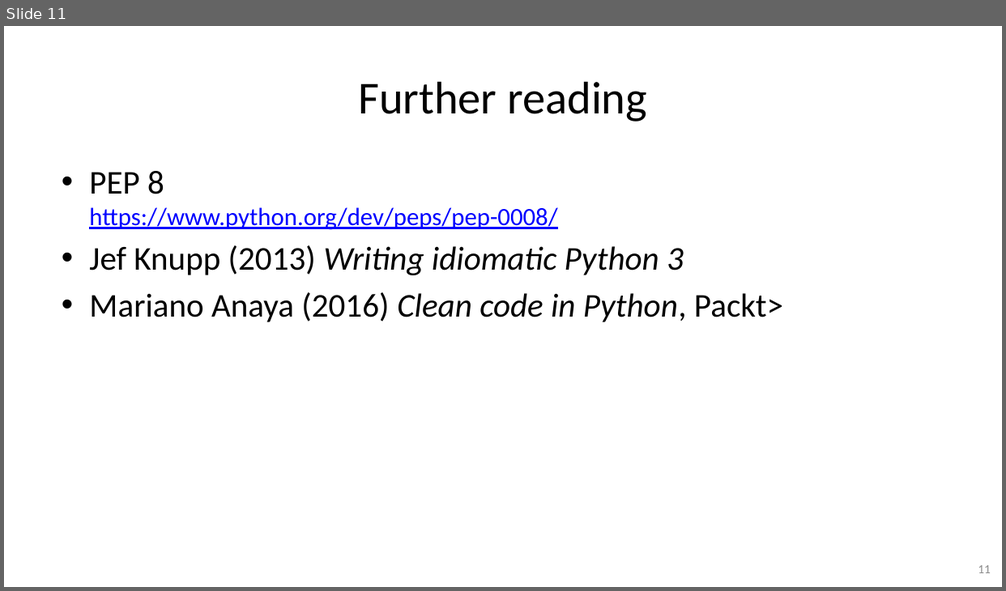
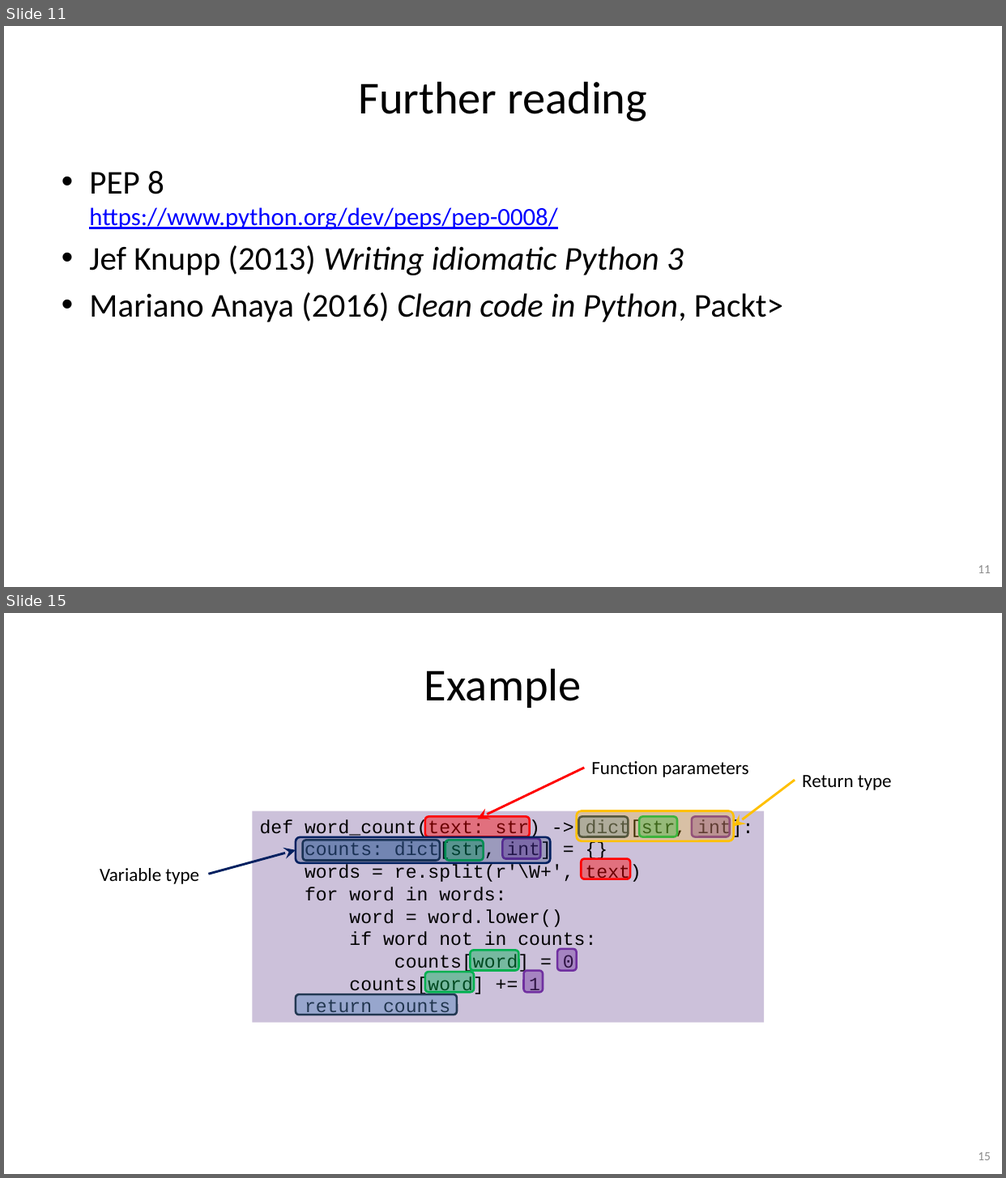
Before and after one commit to gjbex/Python-software-engineering, a slide deck: python_software_engineering.pptx. Shown one above the other, each under a label of ours: slide 11 before the commit, slides 11 and 15 after it; the slides between them are not shown. The pictures are 1006x591 and 1006x1178 pixels, drawn with LibreOffice and Linux fonts; fonts in the diff are those of the drawing. Boxes give left, top, right and bottom in pixels: in the first picture for what was removed or moved away, otherwise in the second. Text is boxed around its words. In the diff, an @@ line names an element or a change of style, - is before the commit and + after.

Commit message:
Add type hints slides

```diff
--- a/python_software_engineering.pptx
+++ b/python_software_engineering.pptx
@@ slide 15 added at bbox=[4, 613, 1002, 1174], background #FFFFFF @@
@@ title added at bbox=[424, 668, 582, 708], 44 pt, text #000000 @@
+Example
@@ arrow added from (584, 768) to (477, 819), #FF0000 2.25 pt @@
@@ text added at bbox=[591, 761, 748, 777], 18 pt, text #000000 @@
+Function parameters
@@ arrow added from (795, 780) to (734, 826), #FFC000 2.25 pt @@
@@ text added at bbox=[802, 775, 892, 790], 18 pt, text #000000 @@
+Return type
@@ rectangle added at bbox=[253, 811, 765, 1023], fill #CCC1DA, 18 pt, text #000000 @@
+def word_count(text: str) -> dict[str, int]:
+counts: dict[str, int] = {}
+words = re.split(r'\W+', text)
+for word in words:
+word = word.lower()
+if word not in counts:
+counts[word] = 0
+counts[word] += 1
+return counts
@@ rounded rectangle added at bbox=[577, 811, 734, 841], fill #FFC000 at 24% opacity, outline #FFC000 2 pt @@
@@ group added at bbox=[425, 816, 731, 837]: 4 rounded rectangles @@
@@ arrow added from (208, 875) to (296, 850), #002060 2.25 pt @@
@@ rounded rectangle added at bbox=[296, 837, 551, 864], fill #002060 at 24% opacity, outline #002060 2 pt @@
@@ rounded rectangle added at bbox=[303, 840, 440, 860], fill #4F81BD at 42% opacity, outline #233953 2 pt @@
@@ rounded rectangle added at bbox=[445, 840, 484, 860], fill #00B050 at 42% opacity, outline #00B050 2 pt @@
@@ rounded rectangle added at bbox=[503, 838, 541, 858], fill #7030A0 at 42% opacity, outline #7030A0 2 pt @@
@@ text added at bbox=[100, 868, 199, 884], 18 pt, text #000000 @@
+Variable type
@@ rounded rectangle added at bbox=[582, 859, 631, 879], fill #FF0000 at 42% opacity, outline #FF0000 2 pt @@
@@ rounded rectangle added at bbox=[471, 951, 519, 971], fill #00B050 at 42% opacity, outline #00B050 2 pt @@
@@ rounded rectangle added at bbox=[557, 949, 576, 971], fill #7030A0 at 42% opacity, outline #7030A0 2 pt @@
@@ rounded rectangle added at bbox=[425, 973, 474, 993], fill #00B050 at 42% opacity, outline #00B050 2 pt @@
@@ rounded rectangle added at bbox=[523, 971, 543, 993], fill #7030A0 at 42% opacity, outline #7030A0 2 pt @@
@@ rounded rectangle added at bbox=[296, 995, 457, 1015], fill #4F81BD at 42% opacity, outline #233953 2 pt @@
@@ page number added at bbox=[978, 1152, 991, 1161], 12 pt, text #8C8C8C @@
+15
```
Also in this commit, not shown: 1 slide changed, 3 other slides added.
